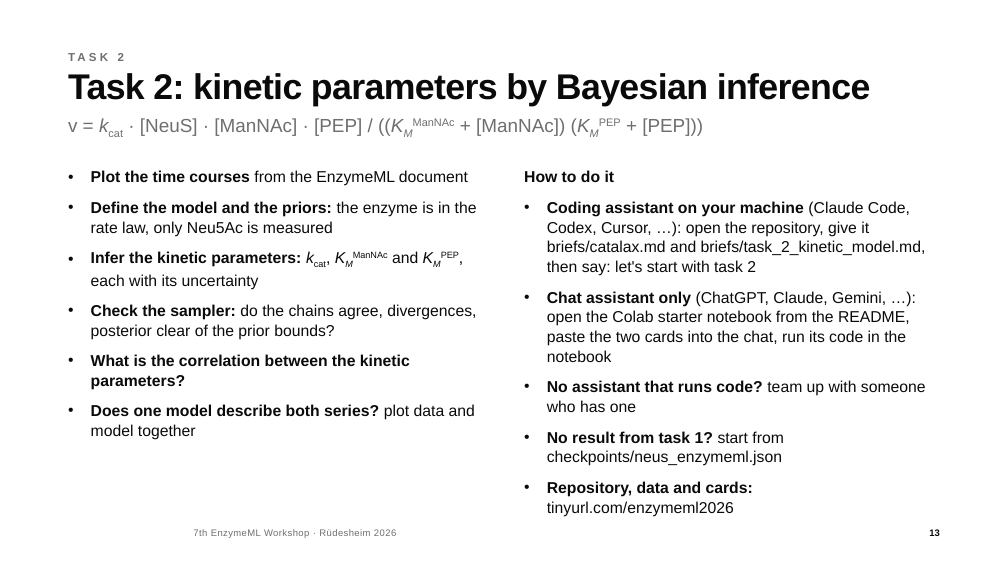
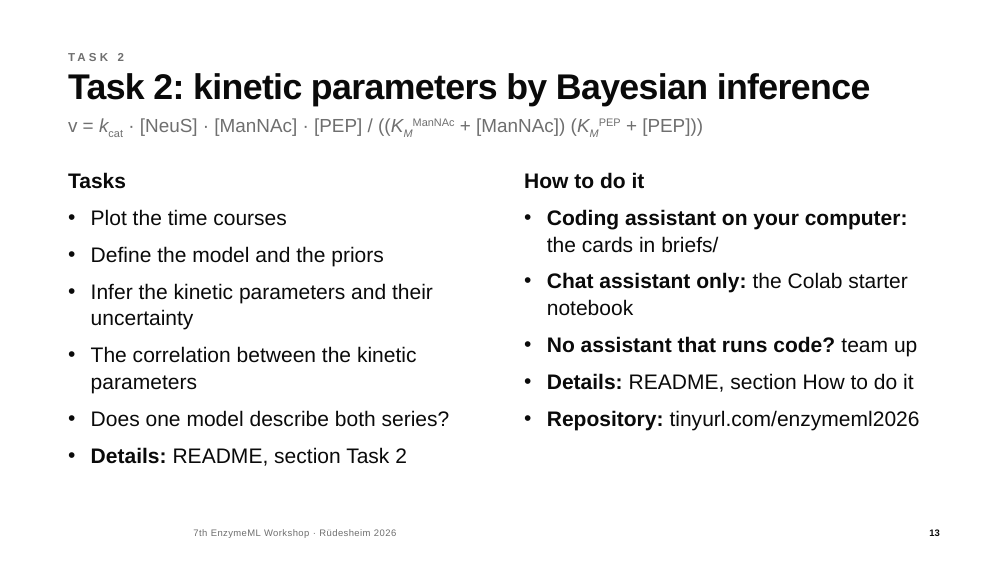
Before and after one commit to haeussma/enzymeml-workshop-modelling-2026, a slide deck: slide 13 of slides/workshop.pptx. Drawn at 1008x567 pixels with LibreOffice and Linux fonts; fonts in the diff are those of the drawing; background and template pictures are left out. Boxes give left, top, right and bottom in pixels: in the first picture for what was removed or moved away, otherwise in the second. Text is boxed around its words. In the diff, an @@ line names an element or a change of style, - is before the commit and + after.

```diff
--- a/slides/workshop.pptx
+++ b/slides/workshop.pptx
@@ text at bbox=[68, 172, 450, 466]: text changed; size 15 to 20 pt @@
-• Plot the time courses from the EnzymeML document
-• Define the model and the priors: the enzyme is in the rate law, only Neu5Ac is measured
-• Infer the kinetic parameters: kcat, KMManNAc and KMPEP, each with its uncertainty
-• Check the sampler: do the chains agree, divergences, posterior clear of the prior bounds?
-• What is the correlation between the kinetic parameters?
-• Does one model describe both series? plot data and model together
+Tasks
+• Plot the time courses
+• Define the model and the priors
+• Infer the kinetic parameters and their uncertainty
+• The correlation between the kinetic parameters
+• Does one model describe both series?
+• Details: README, section Task 2
@@ text at bbox=[524, 172, 645, 189]: size 15 to 20 pt in "How to do it" @@
@@ text at bbox=[547, 209, 917, 392]: text changed; size 15 to 20 pt @@
-• Coding assistant on your machine (Claude Code, Codex, Cursor, …): open the repository, give it briefs/catalax.md and briefs/task_2_kinetic_model.md, then say: let's start with task 2
-• Chat assistant only (ChatGPT, Claude, Gemini, …): open the Colab starter notebook from the README, paste the two cards into the chat, run its code in the notebook
-• No assistant that runs code? team up with someone who has one
-• No result from task 1? start from checkpoints/neus_enzymeml.json
-• Repository, data and cards: tinyurl.com/enzymeml2026
+• Coding assistant on your computer: the cards in briefs/
+• Chat assistant only: the Colab starter notebook
+• No assistant that runs code? team up
+• Details: README, section How to do it
+• Repository: tinyurl.com/enzymeml2026
```
Also in this commit, not shown: 1 other slide changed, 3 other files.
